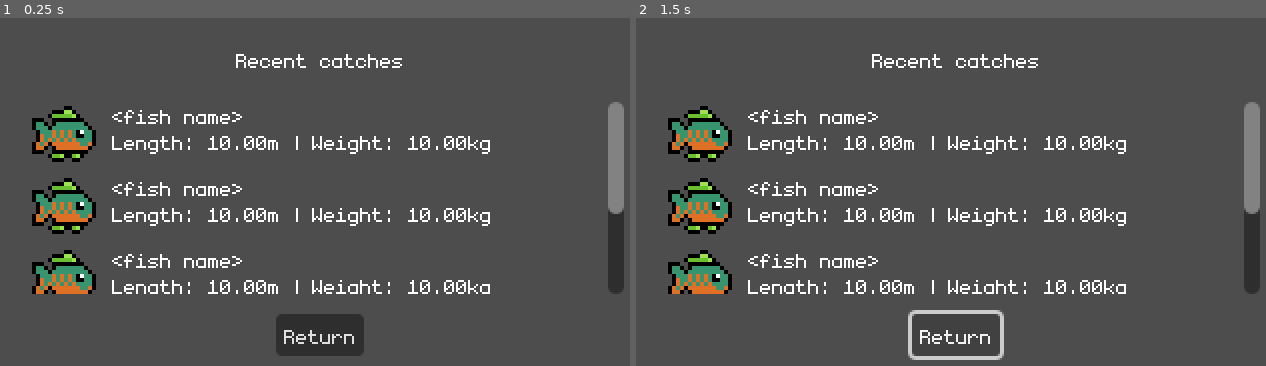
Above: before the commit, frames 1-2 (left to right).
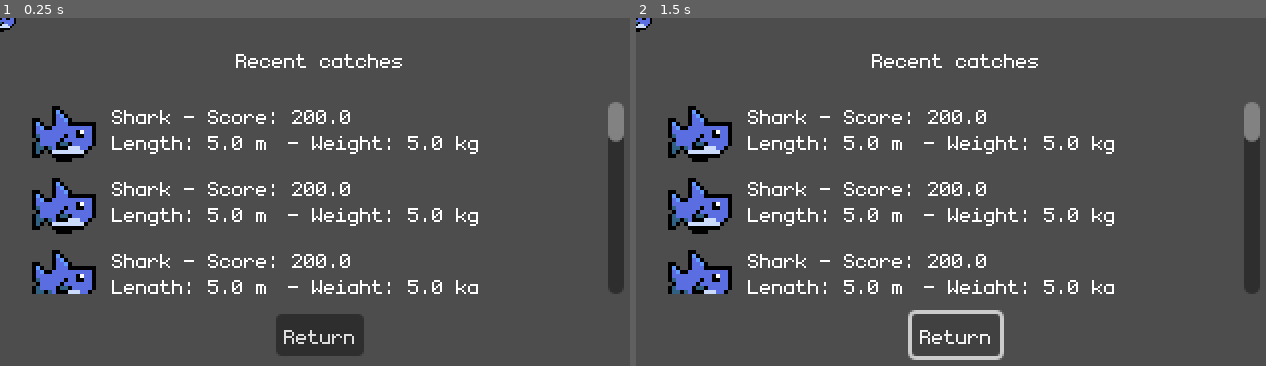
Above: after the commit, the same moments.

Repository: thomz12/LD58
Game: Godot game, scene res://scenes/ui/catches/recent_catches.tscn
Two runs of this game, one before a commit and one after it. Both use one fixed random seed, a clock stepped at 60 frames per second and the inputs below. This scene is started directly instead of the project's main scene.
Inputs (mouse positions are in pixels of both pictures, inside the frame that each line leads up to):
- Up to frame 1 (0.25 s): no input
- Up to frame 2 (1.5 s): tap Enter at 0.5 s; move the mouse to (1095, 181) at 0.52 s; click "Return" at 1.25 s

The runs differ from the first frame. In frame 1, 6.1% of the frame differs, in the area x 0-100%, y 0-80%; in frame 2, 6.1%.

Commit message:
Progress on Progress and Catch UI

Diff:
--- a/ld-58/autoloads/Events.gd
+++ b/ld-58/autoloads/Events.gd
@@ -1,3 +1,4 @@
 extends Node
 
 signal add_camera_target(target: Node2D)
+signal fish_caught(fish: Fish)
--- /dev/null
+++ b/ld-58/autoloads/Progress.gd
@@ -0,0 +1,20 @@
+extends Node
+
+var fish_scene := load("res://scenes/fish.tscn")
+
+var catch_history : Array[Fish] = []
+
+
+func _ready() -> void:
+	Events.fish_caught.connect(_on_fish_caught)
+
+	## TODO: test data remove
+	for i in 10:
+		var fish := fish_scene.instantiate() as Fish
+		fish.data = load("res://resources/shark.tres")
+		add_child(fish)
+		catch_history.append(fish)
+
+
+func _on_fish_caught(fish: Fish) -> void:
+	catch_history.append(fish)
--- a/ld-58/project.godot
+++ b/ld-58/project.godot
@@ -18,6 +18,7 @@
 [autoload]
 
 Events="*res://autoloads/Events.gd"
+Progress="*res://autoloads/Progress.gd"
 
 [display]
 
--- a/ld-58/resources/fish_type.gd
+++ b/ld-58/resources/fish_type.gd
@@ -1,6 +1,5 @@
 extends Resource
 class_name FishType
-
 
 @export var identifier := 'Goldfish' ## The type of fish
 @export var sprite : AtlasTexture
@@ -11,8 +10,18 @@
 
 @export_group('Length', 'base_')
 @export var base_length := 1.0
-@export var base_length_modifier := Vector2(.5, 2.0) ## X is min, Y is max
+@export_range(.5, 2.0, .01) var base_length_modifier := 1.0 ## X is min, Y is max
 
 @export_group('Weight', 'base_')
 @export var base_weight := 1.0
-@export var base_weight_modifier := Vector2(.5, 2.0) ## X is min, Y is max
+@export_range(.5, 2.0, .01) var base_weight_modifier := 1.0 ## X is min, Y is max
+
+
+func get_length() -> float:
+	return base_length * base_length_modifier
+
+func get_weight() -> float:
+	return base_weight * base_weight_modifier
+
+func get_score() -> float:
+	return catch_base_value
--- a/ld-58/resources/shrimp.tres
+++ b/ld-58/resources/shrimp.tres
@@ -11,8 +11,6 @@
 script = ExtResource("1_lgsbw")
 identifier = "Shrimp"
 sprite = SubResource("AtlasTexture_bubjg")
-catch_base_value = 200
-catch_range = Vector2(20, 40)
-base_length = 5.0
-base_weight = 5.0
+catch_base_value = 50
+base_weight = 0.5
 metadata/_custom_type_script = "uid://cmdbr2lwmuv8g"
--- a/ld-58/scenes/fish.tscn
+++ b/ld-58/scenes/fish.tscn
@@ -1,8 +1,8 @@
-[gd_scene load_steps=3 format=3 uid="uid://djfs15txi1xql"]
+[gd_scene load_steps=2 format=3 uid="uid://djfs15txi1xql"]
 
 [ext_resource type="Script" uid="uid://c1ke7f4hcpuep" path="res://scripts/fish.gd" id="1_n6yr6"]
-[ext_resource type="Resource" uid="uid://dcmgkr5q8pho" path="res://resources/shark.tres" id="2_8g0i4"]
 
 [node name="Fish" type="Node2D"]
 script = ExtResource("1_n6yr6")
-data = ExtResource("2_8g0i4")
+
+[node name="Sprite2D" type="Sprite2D" parent="."]
--- a/ld-58/scenes/ui/catches/catch.tscn
+++ b/ld-58/scenes/ui/catches/catch.tscn
@@ -1,7 +1,8 @@
-[gd_scene load_steps=4 format=3 uid="uid://dpl05o4unfcjs"]
+[gd_scene load_steps=5 format=3 uid="uid://dpl05o4unfcjs"]
 
 [ext_resource type="Theme" uid="uid://bwgtcoet55w6c" path="res://scenes/ui/ui_theme.tres" id="1_6q86n"]
 [ext_resource type="Texture2D" uid="uid://dhdsse3kfqmvy" path="res://sprites/fish.png" id="1_8p5lo"]
+[ext_resource type="Script" uid="uid://b1m3o2o3guh6t" path="res://scripts/ui/element_catch.gd" id="2_mnnyj"]
 
 [sub_resource type="AtlasTexture" id="AtlasTexture_6q86n"]
 atlas = ExtResource("1_8p5lo")
@@ -13,12 +14,14 @@
 theme = ExtResource("1_6q86n")
 theme_override_constants/margin_left = 8
 theme_override_constants/margin_right = 8
+script = ExtResource("2_mnnyj")
 
 [node name="HBoxContainer" type="HBoxContainer" parent="."]
 layout_mode = 2
 theme_override_constants/separation = 8
 
 [node name="TextureRect" type="TextureRect" parent="HBoxContainer"]
+unique_name_in_owner = true
 custom_minimum_size = Vector2(32, 32)
 layout_mode = 2
 texture = SubResource("AtlasTexture_6q86n")
@@ -29,6 +32,7 @@
 theme_override_constants/separation = 0
 
 [node name="LabelName" type="Label" parent="HBoxContainer/VBoxContainer"]
+unique_name_in_owner = true
 layout_mode = 2
 text = "<fish name>"
 
@@ -36,9 +40,11 @@
 layout_mode = 2
 
 [node name="LabelLength" type="Label" parent="HBoxContainer/VBoxContainer/HBoxContainer"]
+unique_name_in_owner = true
 layout_mode = 2
 text = "Length: 10.00m |"
 
 [node name="LabelWeight" type="Label" parent="HBoxContainer/VBoxContainer/HBoxContainer"]
+unique_name_in_owner = true
 layout_mode = 2
 text = "Weight: 10.00kg"
--- a/ld-58/scenes/ui/catches/recent_catches.tscn
+++ b/ld-58/scenes/ui/catches/recent_catches.tscn
@@ -1,7 +1,7 @@
 [gd_scene load_steps=3 format=3 uid="uid://xyeqnlsrx1sj"]
 
-[ext_resource type="PackedScene" uid="uid://dpl05o4unfcjs" path="res://scenes/ui/catches/catch.tscn" id="1_8ya4n"]
 [ext_resource type="Theme" uid="uid://bwgtcoet55w6c" path="res://scenes/ui/ui_theme.tres" id="1_l5yjr"]
+[ext_resource type="Script" uid="uid://4gwbyts8bt4b" path="res://scripts/ui/menu_recent_catches.gd" id="2_ifa88"]
 
 [node name="RecentCatches" type="MarginContainer"]
 anchors_preset = 15
@@ -14,6 +14,7 @@
 theme_override_constants/margin_top = 4
 theme_override_constants/margin_right = 8
 theme_override_constants/margin_bottom = 4
+script = ExtResource("2_ifa88")
 
 [node name="VBoxContainer" type="VBoxContainer" parent="."]
 layout_mode = 2
@@ -34,22 +35,8 @@
 size_flags_vertical = 3
 vertical_scroll_mode = 2
 
-[node name="VBoxContainer" type="VBoxContainer" parent="VBoxContainer/ScrollContainer"]
-layout_mode = 2
-
-[node name="Catch" parent="VBoxContainer/ScrollContainer/VBoxContainer" instance=ExtResource("1_8ya4n")]
-layout_mode = 2
-
-[node name="Catch2" parent="VBoxContainer/ScrollContainer/VBoxContainer" instance=ExtResource("1_8ya4n")]
-layout_mode = 2
-
-[node name="Catch3" parent="VBoxContainer/ScrollContainer/VBoxContainer" instance=ExtResource("1_8ya4n")]
-layout_mode = 2
-
-[node name="Catch4" parent="VBoxContainer/ScrollContainer/VBoxContainer" instance=ExtResource("1_8ya4n")]
-layout_mode = 2
-
-[node name="Catch5" parent="VBoxContainer/ScrollContainer/VBoxContainer" instance=ExtResource("1_8ya4n")]
+[node name="CatchesContainer" type="VBoxContainer" parent="VBoxContainer/ScrollContainer"]
+unique_name_in_owner = true
 layout_mode = 2
 
 [node name="BottomContainer" type="CenterContainer" parent="VBoxContainer"]
--- a/ld-58/scripts/fish.gd
+++ b/ld-58/scripts/fish.gd
@@ -1,6 +1,15 @@
 extends Node2D
+class_name Fish
+
+@onready var sprite_2d: Sprite2D = $Sprite2D
 
 @export var data : FishType
 
+
 func _ready() -> void:
-	print(data.identifier)
+	assert(data, 'Fish without an identity. No data was set.')
+
+	sprite_2d.texture = data.sprite
+
+	## TODO: Debug so remove
+	Events.fish_caught.emit(self)
--- /dev/null
+++ b/ld-58/scripts/ui/element_catch.gd
@@ -0,0 +1,15 @@
+extends MarginContainer
+class_name UIElementCatch
+
+@onready var texture_rect: TextureRect = %TextureRect
+@onready var label_name: Label = %LabelName
+@onready var label_length: Label = %LabelLength
+@onready var label_weight: Label = %LabelWeight
+
+var catch : Fish
+
+func _ready() -> void:
+	texture_rect.texture = catch.data.sprite
+	label_name.text = "%s - Score: %s" % [str(catch.data.identifier), catch.data.get_score()]
+	label_length.text = "Length: %s m" % str(catch.data.get_length())
+	label_weight.text = " - Weight: %s kg " % str(catch.data.get_weight())
--- /dev/null
+++ b/ld-58/scripts/ui/menu_recent_catches.gd
@@ -0,0 +1,15 @@
+extends MarginContainer
+class_name MenuRecentCatches
+
+@onready var catches_container: VBoxContainer = %CatchesContainer
+
+var catch_ui_element := load("res://scenes/ui/catches/catch.tscn")
+var catches: Array[Fish] = []
+
+func _ready() -> void:
+	catches = Progress.catch_history
+
+	for catch in catches:
+		var catch_container = catch_ui_element.instantiate() as UIElementCatch
+		catch_container.catch = catch
+		catches_container.add_child(catch_container)
Not shown, added: ld-58/autoloads/Progress.gd.uid
Not shown, added: ld-58/scripts/ui/element_catch.gd.uid
Not shown, added: ld-58/scripts/ui/menu_recent_catches.gd.uid
